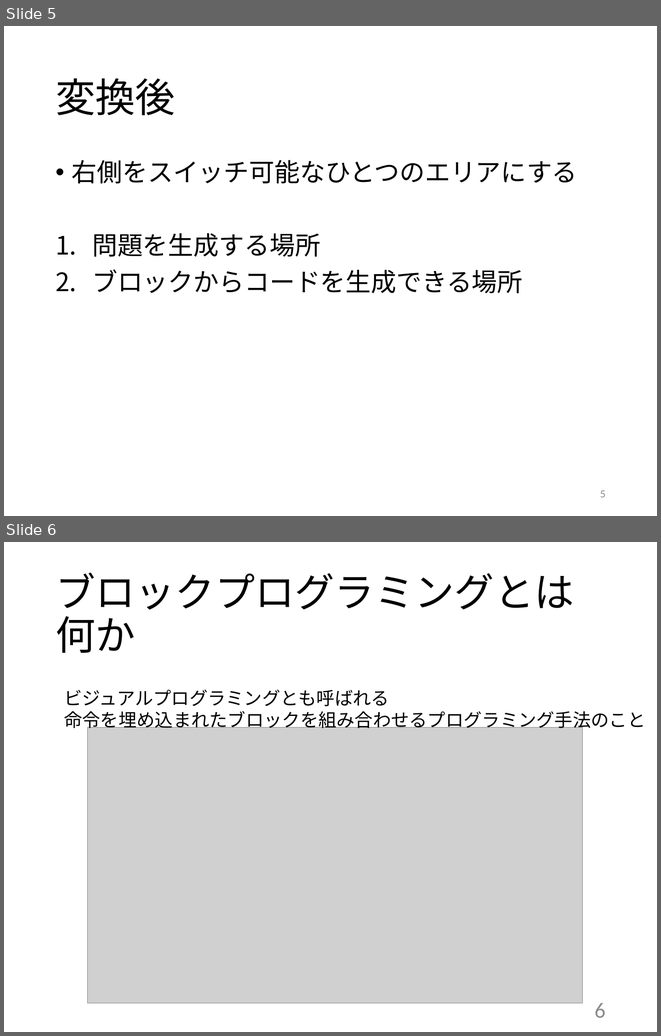
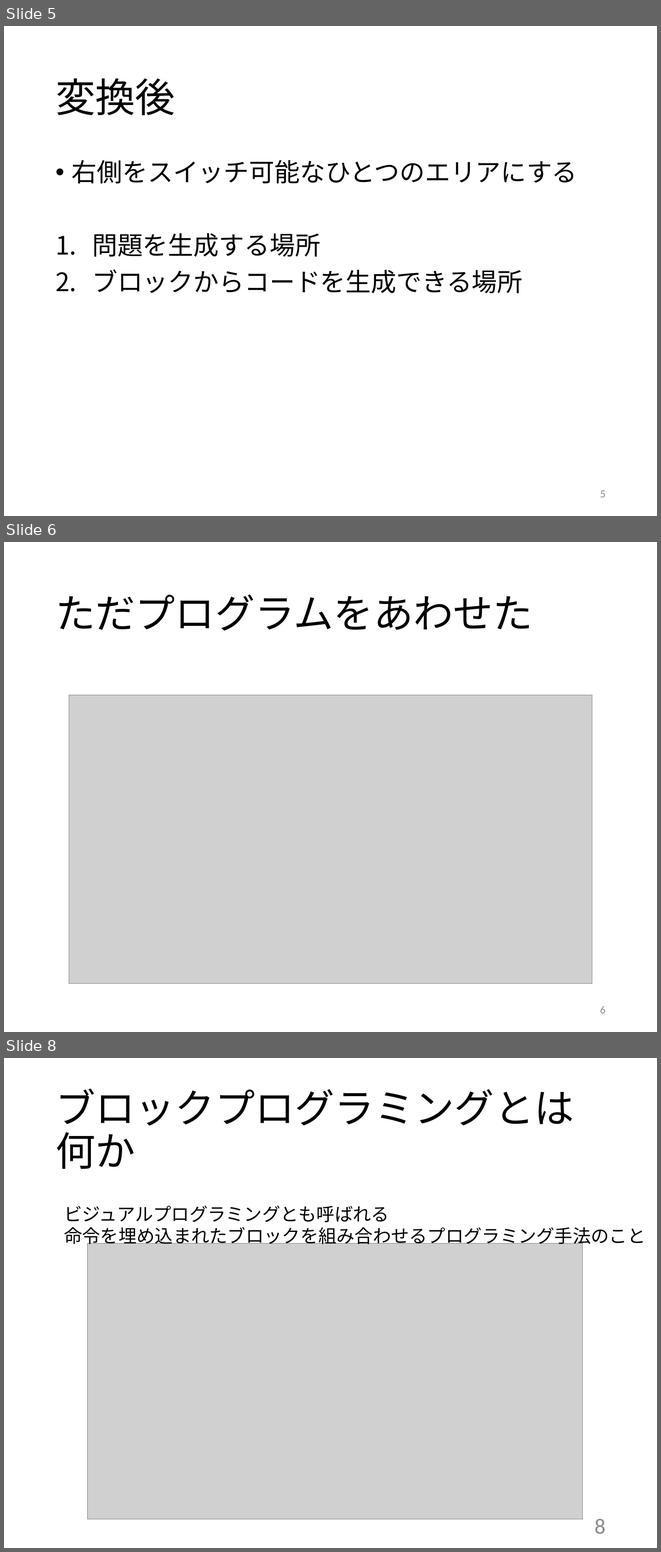
Before and after one commit to kait-takanolab/1821121-shimaoka-thesis, a slide deck: 1821121_shimaoka_sotsuken.pptx. Shown one above the other, each under a label of ours: slides 5 and 6 before the commit, slides 5, 6 and 8 after it; the slides between them are not shown. The pictures are 661x1036 and 661x1552 pixels, drawn with LibreOffice and Linux fonts; fonts in the diff are those of the drawing; grey boxes stand for pictures. Boxes give left, top, right and bottom in pixels: in the first picture for what was removed or moved away, otherwise in the second. Text is boxed around its words. In the diff, an @@ line names an element or a change of style, - is before the commit and + after.

```diff
--- a/1821121_shimaoka_sotsuken.pptx
+++ b/1821121_shimaoka_sotsuken.pptx
@@ slide 6 added at (4,542,657,1032), background #FFFFFF @@
@@ title added at (55,594,533,631), 44 pt, text #000000 @@
+ただプログラムをあわせた
@@ picture added at (69,695,592,983) @@
@@ page number added at (600,1006,606,1013), 12 pt, text #8C8C8C @@
+6
@@ what was slide 6 is now slide 8 @@
@@ page number at (594,1519,606,1533): text changed @@
-6
+8
```
Also in this commit, not shown: 1 other slide added.
